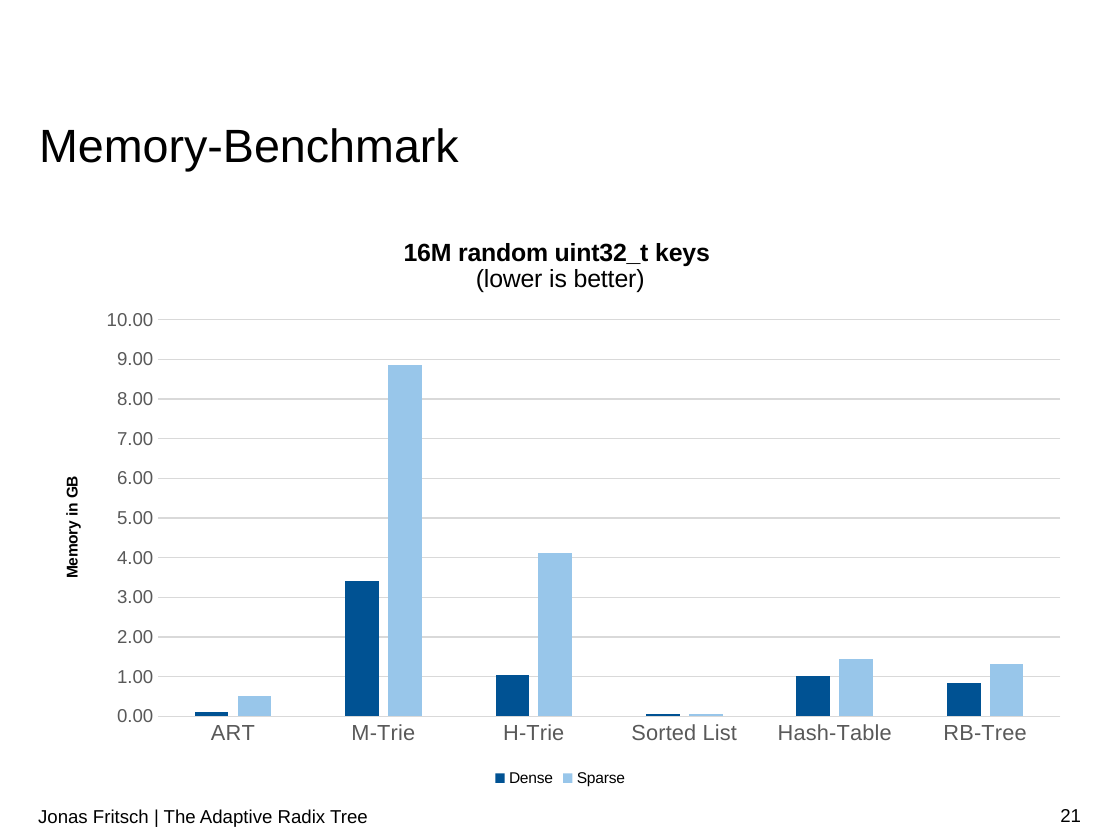
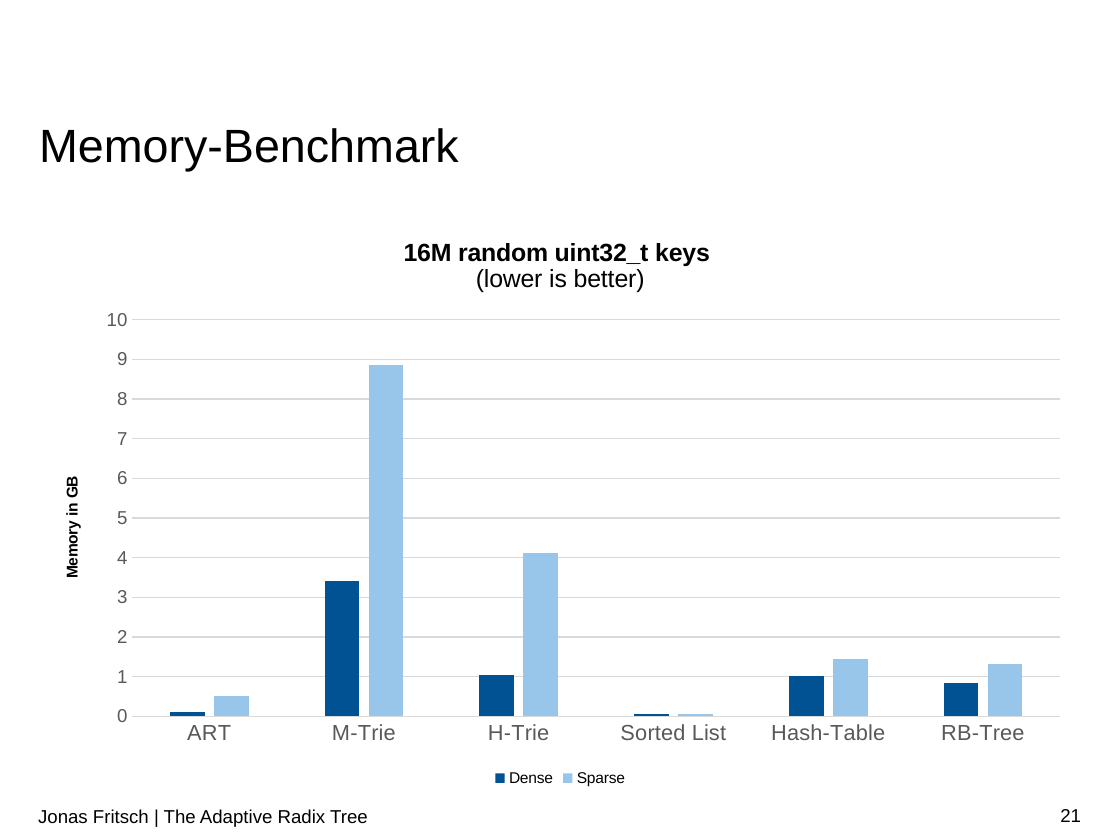
Before and after one commit to atalantus/The-Adaptive-Radix-Tree, a slide deck: slide 21 of Presentation/The Adaptive Radix Tree.pptx. Drawn at 1120x840 pixels with LibreOffice and Linux fonts; fonts in the diff are those of the drawing; background and template pictures are left out. Boxes give left, top, right and bottom in pixels: in the first picture for what was removed or moved away, otherwise in the second. Text is boxed around its words. In the diff, an @@ line names an element or a change of style, - is before the commit and + after.

```diff
--- a/Presentation/The Adaptive Radix Tree.pptx
+++ b/Presentation/The Adaptive Radix Tree.pptx
@@ column chart at (39, 216, 1082, 792) @@
@@ value axis changed @@
```
Also in this commit, not shown: 2 other slides changed.
